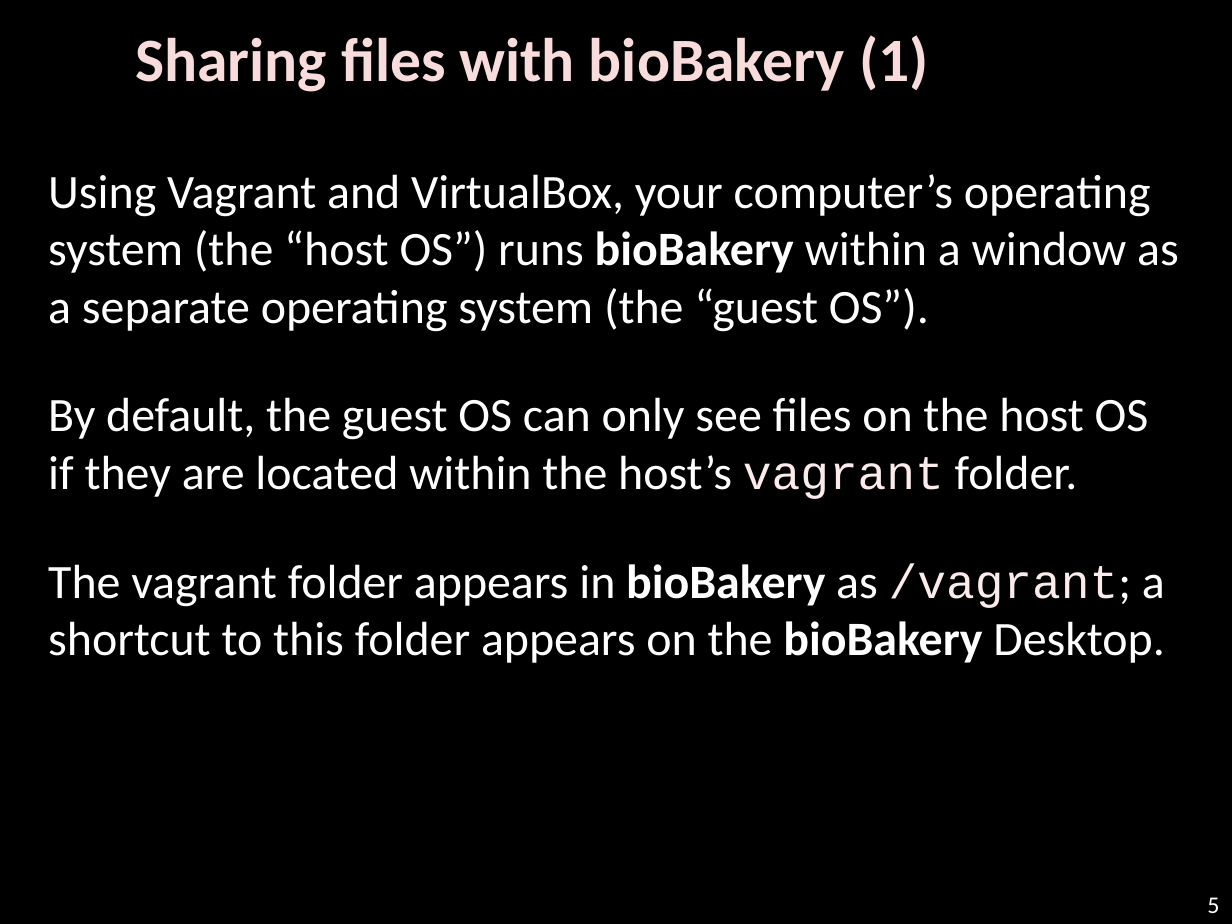
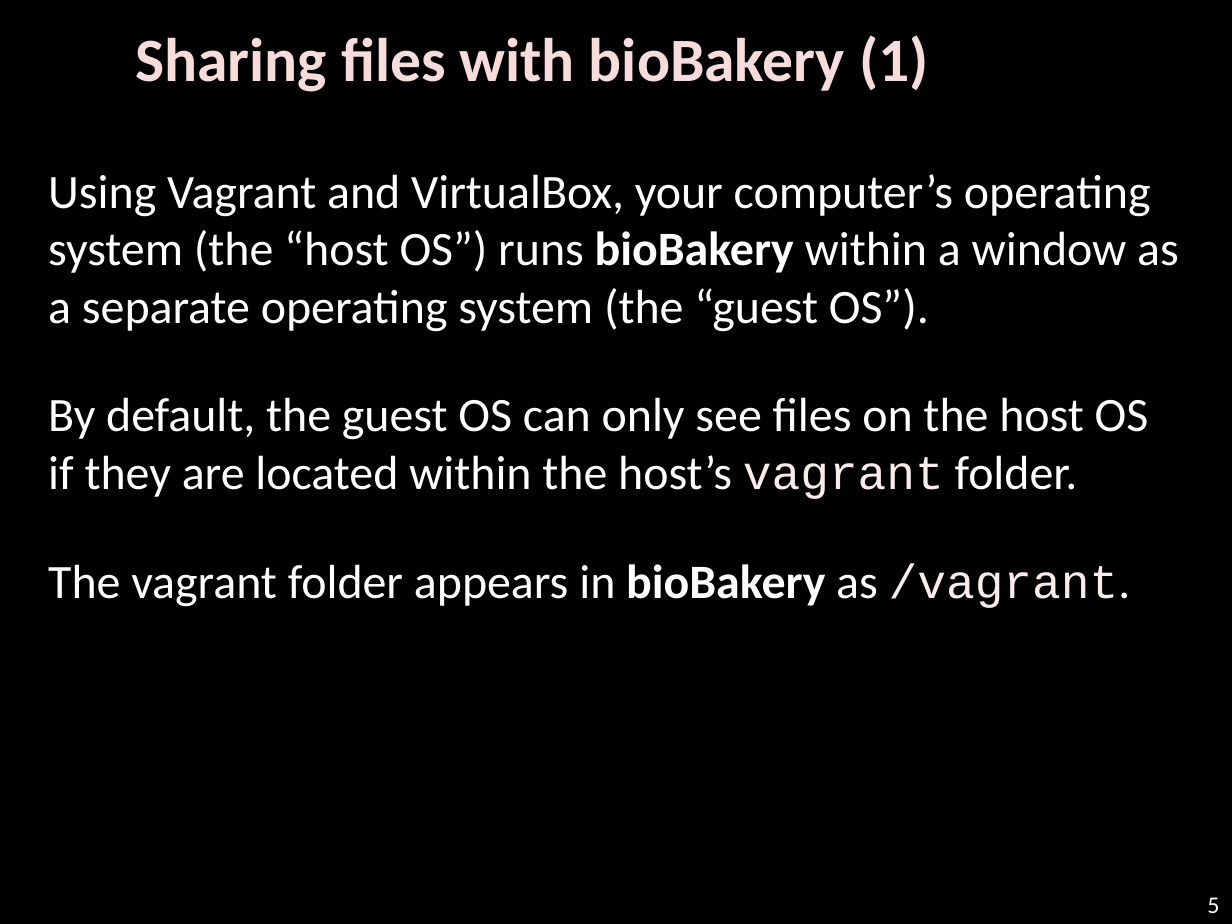
Before and after one commit to biobakery/biobakery, a slide deck: slide 5 of vagrant/biobakery-gui/WELCOME.pptx. Drawn at 1232x924 pixels with LibreOffice and Linux fonts; fonts in the diff are those of the drawing; background and template pictures are left out. Boxes give left, top, right and bottom in pixels: in the first picture for what was removed or moved away, otherwise in the second. Text is boxed around its words. In the diff, an @@ line names an element or a change of style, - is before the commit and + after.

```diff
--- a/vagrant/biobakery-gui/WELCOME.pptx
+++ b/vagrant/biobakery-gui/WELCOME.pptx
@@ text at bbox=[48, 563, 1131, 608]: text changed @@
-The vagrant folder appears in bioBakery as /vagrant; a shortcut to this folder appears on the bioBakery Desktop.
+The vagrant folder appears in bioBakery as /vagrant.
```
Also in this commit, not shown: 2 other slides changed, 1 other file.
